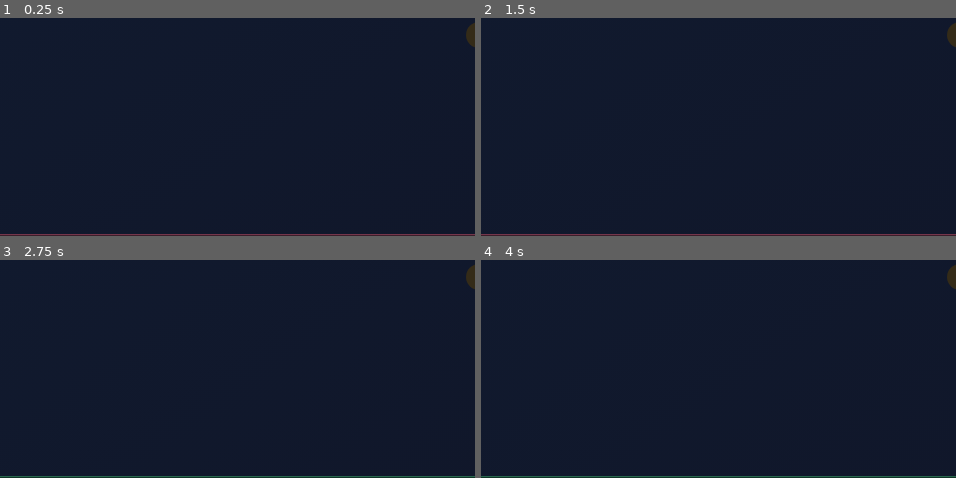
Above: before the commit, frames 1-4 (two rows, left to right).
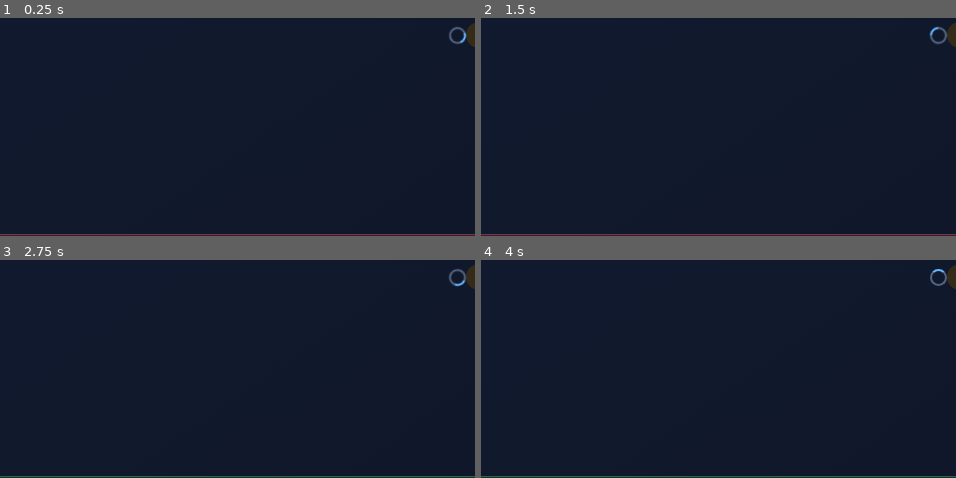
Above: after the commit, the same moments.

Repository: vexelkang-cell/gamepai
Game: browser game, page vexel-quiz/guru/tugas/bermain/room/index.html
Two runs of this game, one before a commit and one after it. Both use one fixed random seed, a clock stepped at 60 frames per second and the inputs below.
Inputs:
- Up to frame 1 (0.25 s): no input
- Up to frame 2 (1.5 s): click "KELUAR ROOM" at 1.27 s
- Up to frame 3 (2.75 s): click "SALIN" at 1.87 s; click "KELUAR ROOM" at 2.47 s
- Up to frame 4 (4 s): click "SALIN" at 3.07 s; click "SALIN" at 3.67 s
The pictures show only the part of the screen within x 38-88%, y 20-70%; the shares and areas given below are measured in that part.

The runs differ from the first frame. In frame 1, 0.1% of the frame differs, in the area x 94-99%, y 4-12%; in frame 2, 0.1%, in the area x 94-99%, y 3-12%; in frame 3, 0.1%; in frame 4, 0.1%.

Commit message:
Add host lobby presence indicator

Diff:
--- a/vexel-quiz/guru/tugas/bermain/room/index.html
+++ b/vexel-quiz/guru/tugas/bermain/room/index.html
@@ -85,7 +85,7 @@
 .avatar{width:37px;height:37px;display:grid;place-items:center;border-radius:12px;background:#263e69;font-size:18px}
 .player-info{flex:1;min-width:0}.player-info strong{font-size:13px;display:block;overflow-wrap:anywhere}.player-info small{font-size:10px;color:#9eacc4}
 .host-tag{font-size:9px;color:#ffdb80;background:#4a3b1b;padding:5px 8px;border-radius:20px;font-weight:900}
-.slot{border:1px dashed #31415e;border-radius:12px;padding:12px;color:#7788a5;font-size:11px;text-align:center}
+.slot{border:1px dashed #31415e;border-radius:12px;padding:12px;color:#7788a5;font-size:11px;text-align:center}.presence-indicator{width:18px;height:18px;display:inline-grid;place-items:center;flex:0 0 18px;margin-left:8px}.presence-indicator.loading:before{content:"";width:13px;height:13px;border:2px solid #52647f;border-top-color:#65b7ff;border-radius:50%;animation:lobbySpin .8s linear infinite}.presence-indicator.ready:before{content:"";width:11px;height:11px;border-radius:50%;background:#39f58a;box-shadow:0 0 6px #39f58a,0 0 13px #20e879,0 0 22px #20e879;animation:greenPulse 1.5s ease-in-out infinite}@keyframes lobbySpin{to{transform:rotate(360deg)}}@keyframes greenPulse{50%{box-shadow:0 0 10px #39f58a,0 0 20px #20e879,0 0 30px #20e879}}
 .lobby-actions{display:flex;gap:9px;flex-wrap:wrap;margin-top:16px}.lobby-actions .btn{flex:1;min-width:135px}
 .started{display:none;background:#163b35;border:1px solid #2d806a;color:#baf5dc;padding:13px;border-radius:12px;font-size:13px;line-height:1.6;margin-top:14px}
 .lobby-message{display:none;padding:12px 14px;border-radius:11px;margin:12px 0;font-size:12px;line-height:1.5;background:#3b1d2a;border:1px solid #74364b;color:#ffc0cb}
@@ -157,7 +157,7 @@
 </section>
 
 <section class="lobby-panel" id="lobbyPanel">
- <div class="lobby-head"><div><div class="eyebrow">WAITING ROOM</div><h2 id="lobbyTitle" style="margin:6px 0 2px">Ruang Tunggu</h2></div><span class="lobby-status" id="lobbyStatus">MENUNGGU</span></div>
+ <div class="lobby-head"><div><div class="eyebrow">WAITING ROOM</div><h2 id="lobbyTitle" style="margin:6px 0 2px">Ruang Tunggu</h2></div><span style="display:flex;align-items:center"><span class="presence-indicator loading" id="selfPresence" title="Mencari ikon Anda di lobby" aria-label="Mencari ikon Anda di lobby"></span><span class="lobby-status" id="lobbyStatus">MENUNGGU</span></span></div>
  <div class="code-box"><div><div class="eyebrow">KODE ROOM</div><strong id="roomCodeText">------</strong></div><button class="btn secondary" id="copyCode" type="button">SALIN</button></div>
  <div class="section-head"><div><div class="eyebrow">PESERTA BERGABUNG</div><h2 id="playerCount">Peserta (0/40)</h2></div></div>
  <div class="players" id="playersList"></div>
